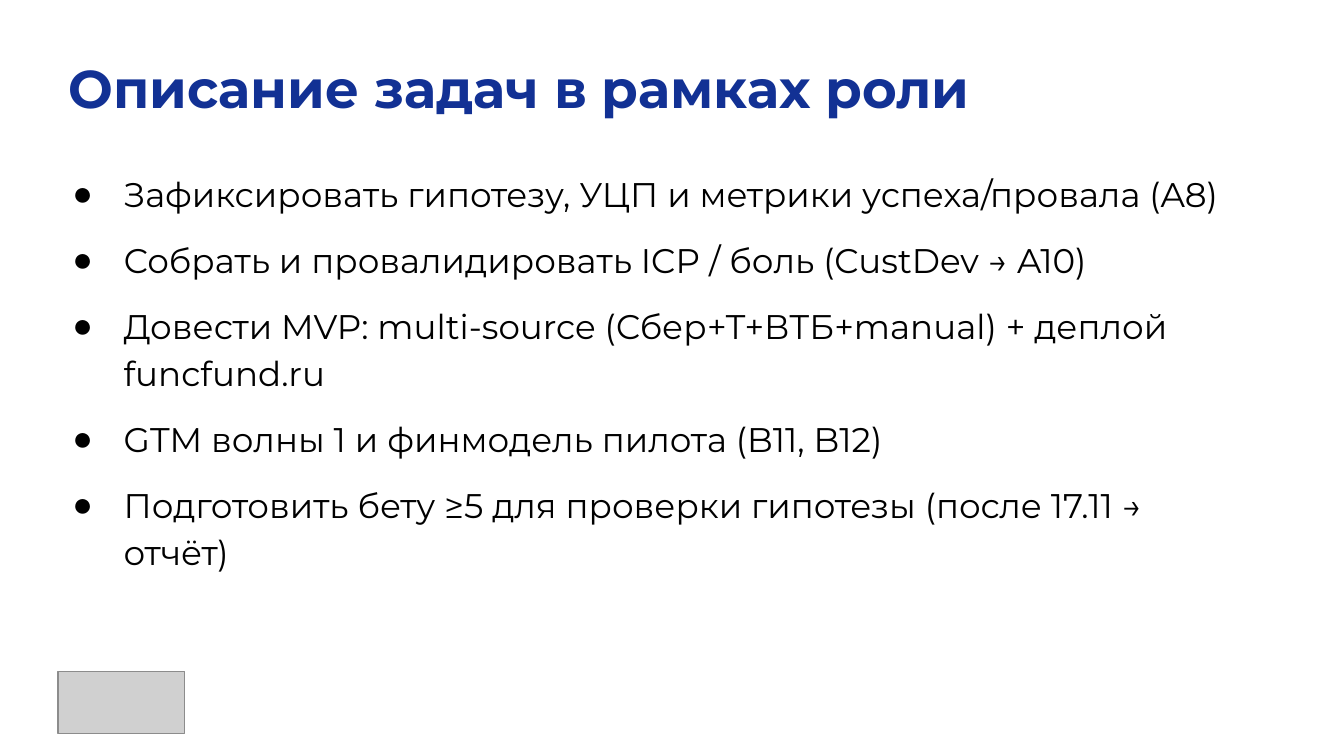
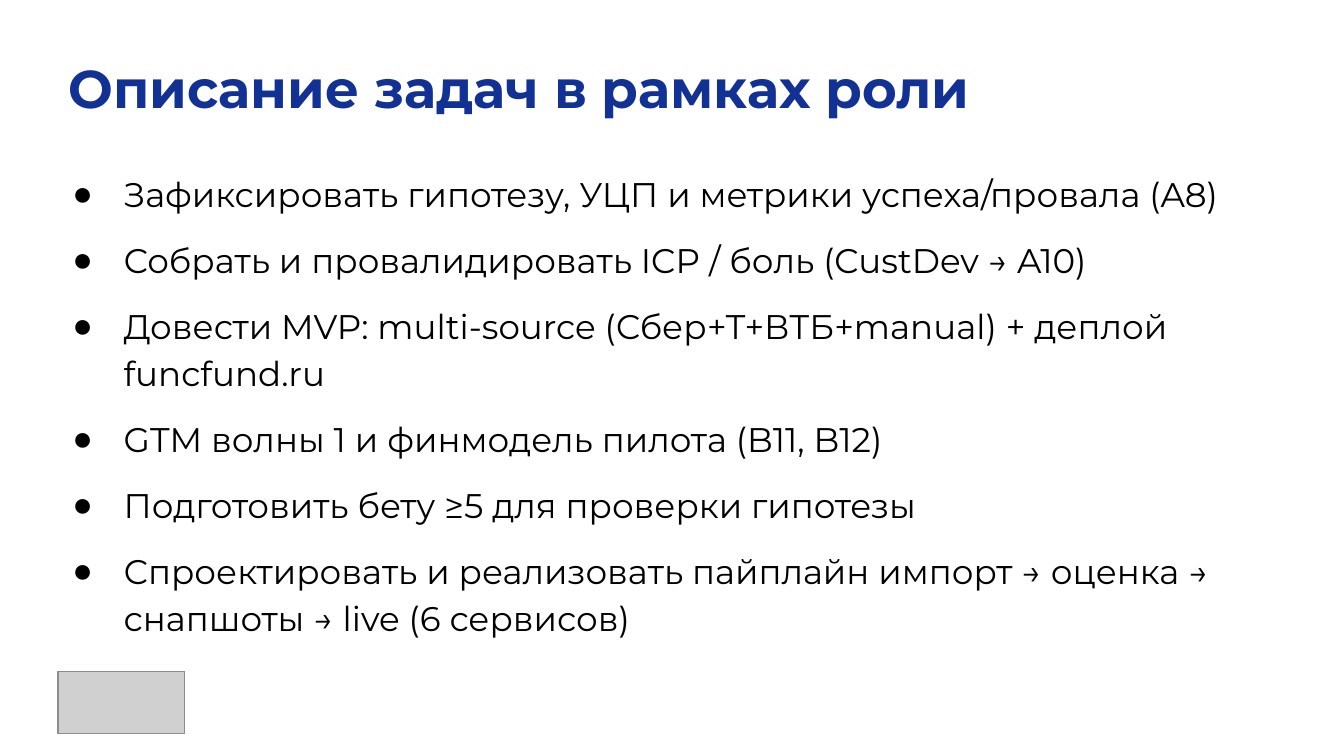
Before and after one commit to funcid/mipt-masters-coursework, a slide deck: slide 5 of 3 semester/FuncFund_ВКРС/I — НИР 3/01 — Финал/FuncFund_индивидуальная_презентация_НИР 3_финал.pptx. Drawn at 1344x753 pixels with LibreOffice and Linux fonts; fonts in the diff are those of the drawing; grey boxes stand for pictures. Boxes give left, top, right and bottom in pixels: in the first picture for what was removed or moved away, otherwise in the second. Text is boxed around its words. In the diff, an @@ line names an element or a change of style, - is before the commit and + after.

```diff
--- a/3 semester/FuncFund_ВКРС/I — НИР 3/01 — Финал/FuncFund_индивидуальная_презентация_НИР 3_финал.pptx
+++ b/3 semester/FuncFund_ВКРС/I — НИР 3/01 — Финал/FuncFund_индивидуальная_презентация_НИР 3_финал.pptx
@@ text at [124, 492, 1180, 638]: text changed @@
-● Подготовить бету ≥5 для проверки гипотезы (после 17.11 → отчёт)
+● Подготовить бету ≥5 для проверки гипотезы
+● Спроектировать и реализовать пайплайн импорт → оценка → снапшоты → live (6 сервисов)
```
Also in this commit, not shown: 6 other slides changed, 1 slide added, 8 other files.
